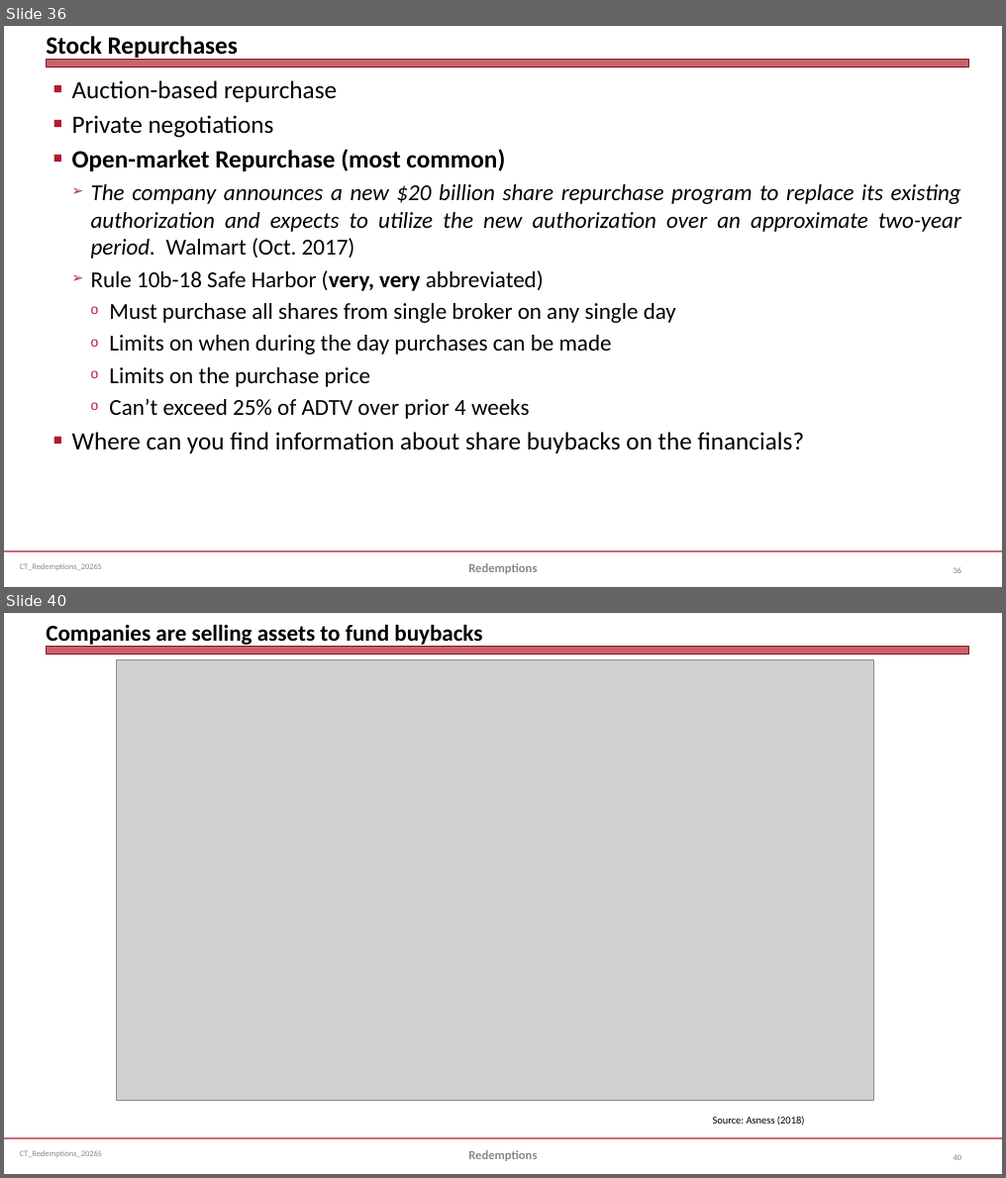
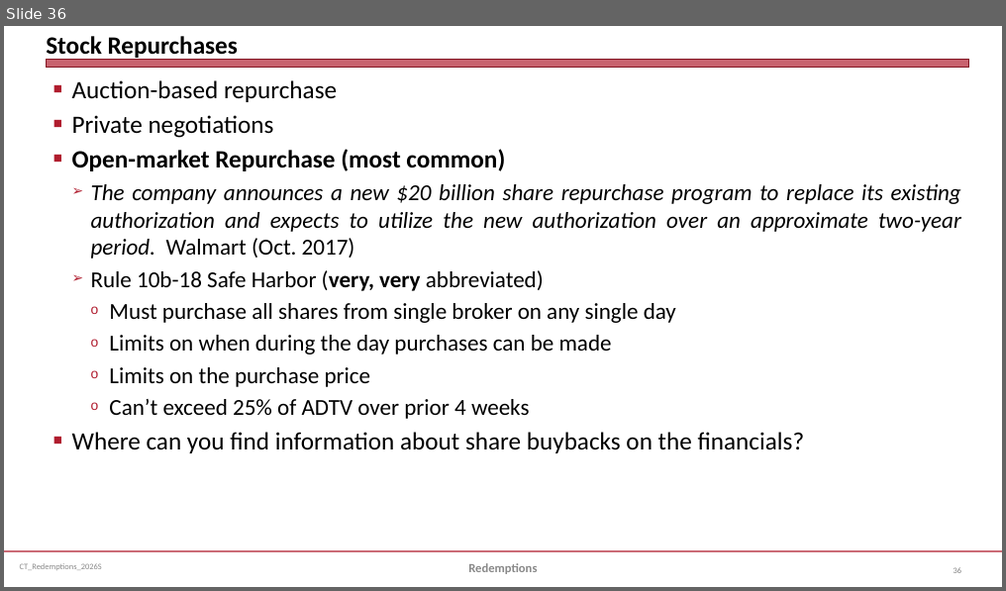
Before and after one commit to jmc877/Corporate-Tax, a slide deck: slides/CT_Redemptions_2026S.pptx. Shown one above the other, each under a label of ours: slides 36 and 40 before the commit, slide 36 after it; the slides between them are not shown. The pictures are 1006x1178 and 1006x591 pixels, drawn with LibreOffice and Linux fonts; fonts in the diff are those of the drawing; grey boxes stand for pictures. Boxes give left, top, right and bottom in pixels: in the first picture for what was removed or moved away, otherwise in the second. Text is boxed around its words. In the diff, an @@ line names an element or a change of style, - is before the commit and + after.

```diff
--- a/slides/CT_Redemptions_2026S.pptx
+++ b/slides/CT_Redemptions_2026S.pptx
@@ slide 40 removed at (4, 613, 1002, 1174), background #FFFFFF; not listed: 3 template elements that a slide beside it also shows @@
@@ title removed at (46, 624, 482, 648) @@
-Companies are selling assets to fund buybacks
@@ picture removed at (116, 661, 874, 1100) @@
@@ text removed at (713, 1116, 805, 1126) @@
-Source: Asness (2018)
@@ text removed at (468, 1151, 537, 1161) @@
-Redemptions
@@ page number removed at (953, 1155, 961, 1160) @@
-40
```
Also in this commit, not shown: 4 slides changed, 1 slide added, 7 other slides removed, 16 other files.
